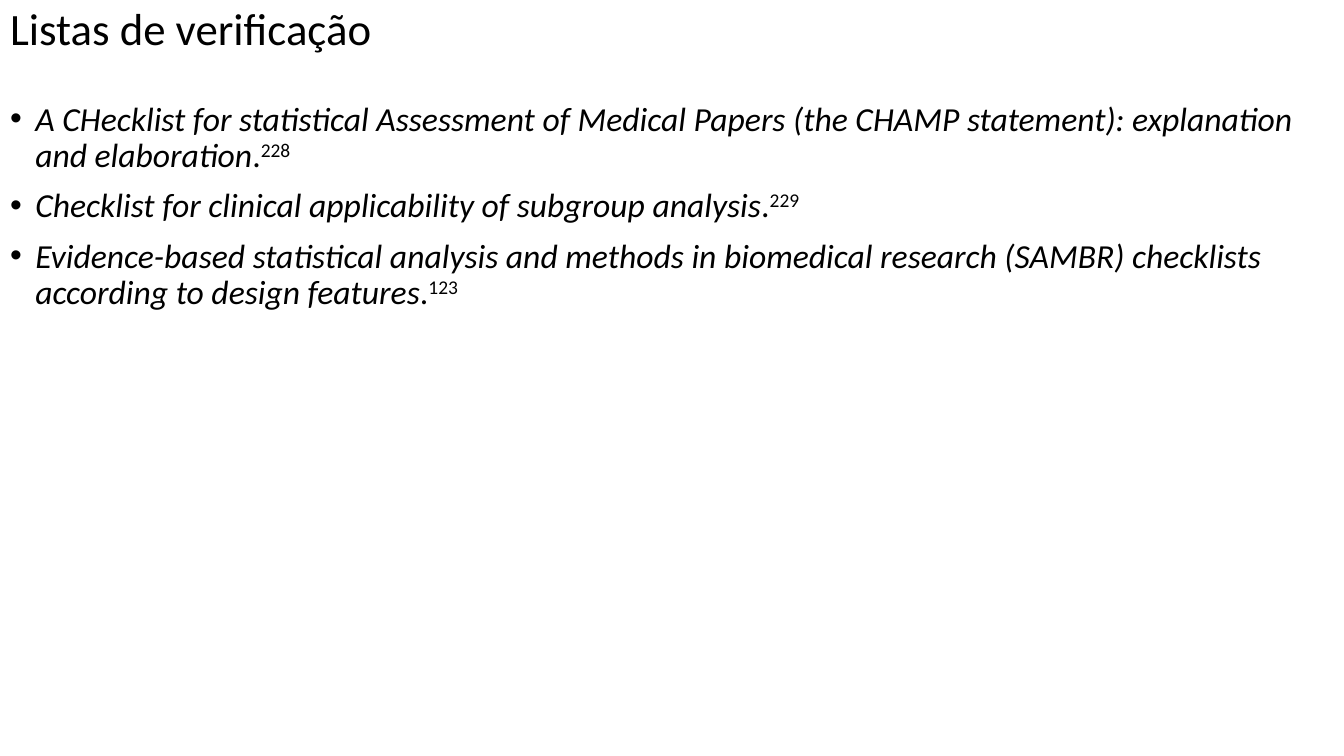
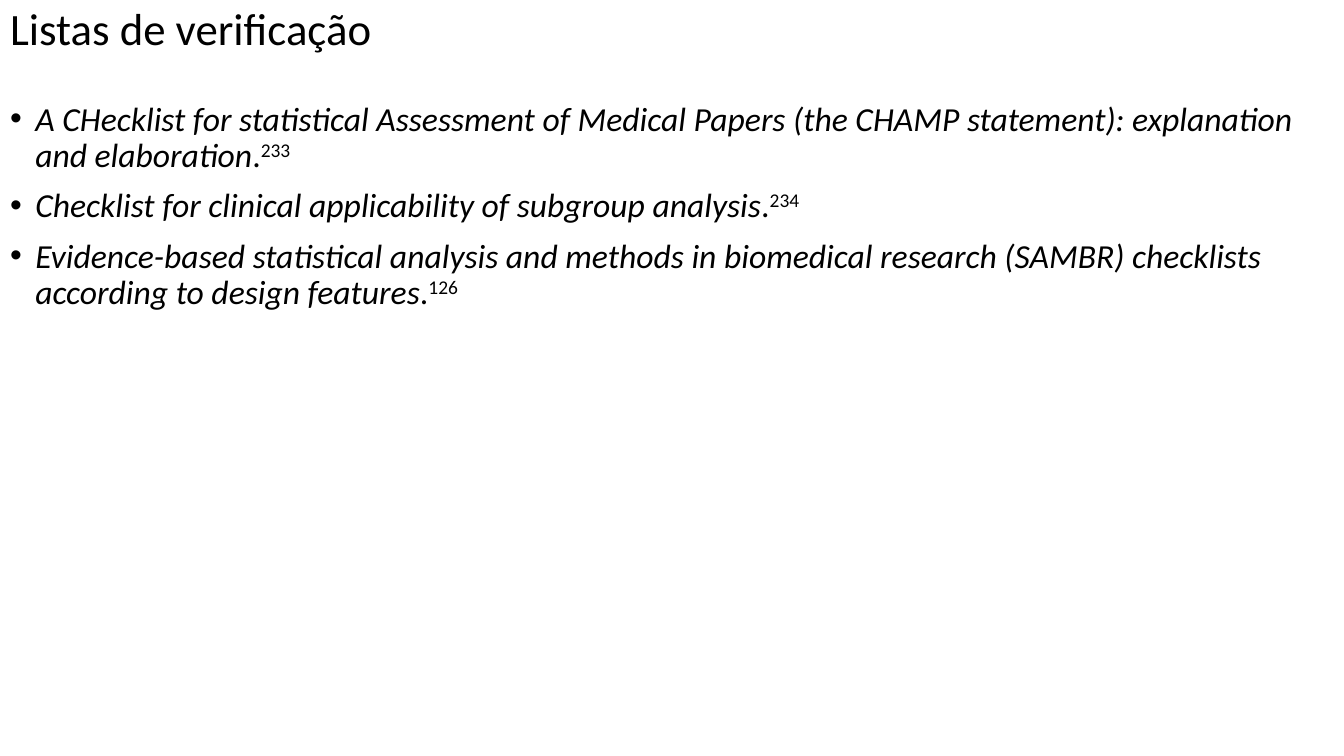
Before and after one commit to FerreiraAS/Ciencia-com-R, a slide deck: slide 164 of docs/Ciencia-com-R.pptx. Drawn at 1344x756 pixels with LibreOffice and Linux fonts; fonts in the diff are those of the drawing. Boxes give left, top, right and bottom in pixels: in the first picture for what was removed or moved away, otherwise in the second. Text is boxed around its words. In the diff, an @@ line names an element or a change of style, - is before the commit and + after.

```diff
--- a/docs/Ciencia-com-R.pptx
+++ b/docs/Ciencia-com-R.pptx
@@ text at [35, 106, 1292, 310]: text changed @@
-• A CHecklist for statistical Assessment of Medical Papers (the CHAMP statement): explanation and elaboration.228
-• Checklist for clinical applicability of subgroup analysis.229
-• Evidence-based statistical analysis and methods in biomedical research (SAMBR) checklists according to design features.123
+• A CHecklist for statistical Assessment of Medical Papers (the CHAMP statement): explanation and elaboration.233
+• Checklist for clinical applicability of subgroup analysis.234
+• Evidence-based statistical analysis and methods in biomedical research (SAMBR) checklists according to design features.126
```
Also in this commit, not shown: 35 other slides changed, 37 other files.
